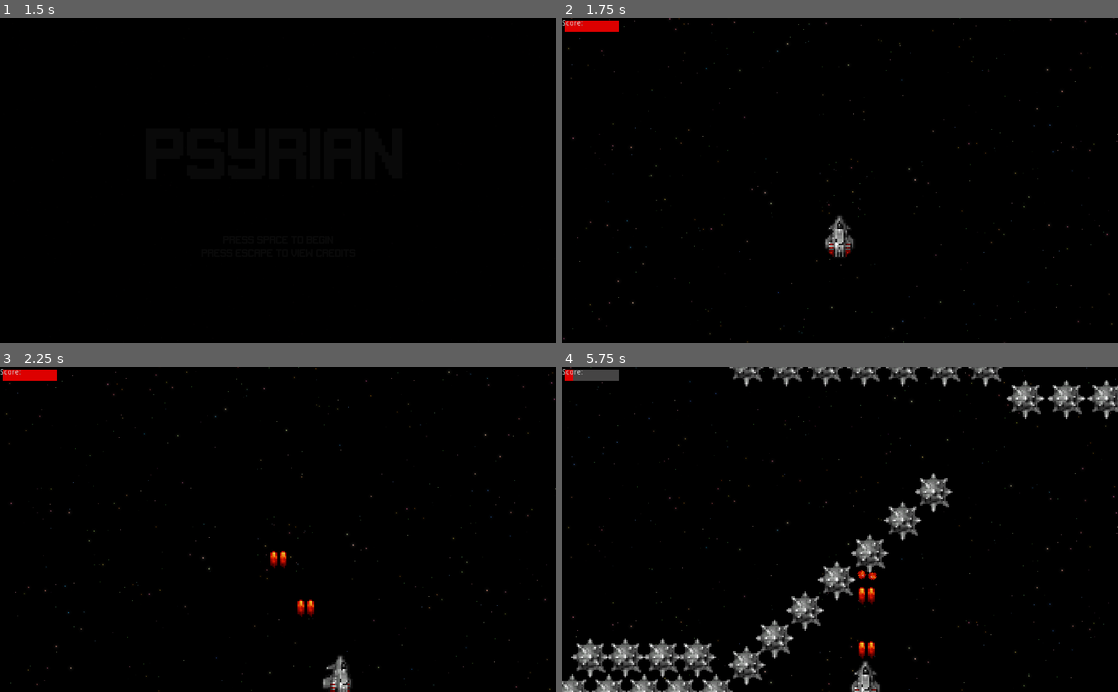
Above: before the commit, frames 1-4 (two rows, left to right).
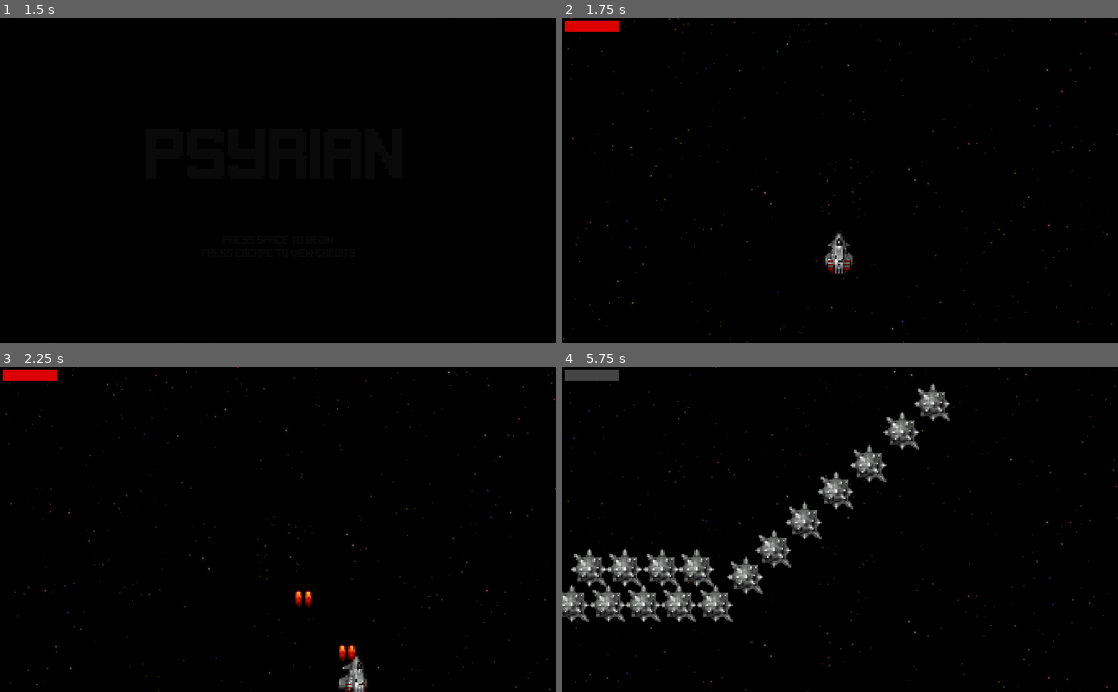
Above: after the commit, the same moments.

Repository: Phlank/FP-Psyrian
Game: Godot game, scene res://src/Shared/Title.tscn
The game is run twice, just before and just after one commit, with the same random seed, the same clock (stepped at 60 frames per second) and the same inputs. Sound files missing from this copy of the repository are replaced by a short silence.
Inputs:
- Up to frame 1 (1.5 s): tap Space (fire) at 0.5, 1.35 s; hold Right (move_right) 0.53-1.28 s; hold Space (fire) 0.53-1.28 s; tap Enter (ui_accept) at 0.77 s; hold Down (move_down) from 1.28 s (still down)
- Up to frame 2 (1.75 s): keep holding Down (move_down); tap Enter (ui_accept) at 1.52 s
- Up to frame 3 (2.25 s): release Down (move_down) at 2.03 s; hold Right (move_right) from 2.03 s (still down); hold Space (fire) from 2.03 s (still down)
- Up to frame 4 (5.75 s): release Right (move_right) at 2.78 s; release Space (fire) at 2.78 s; hold Up (move_up) 2.78-3.53 s; tap Space (fire) at 2.85, 4.35 s; tap Enter (ui_accept) at 3.02, 3.77, 4.52 s; hold Space (fire) 3.53-4.28 s; hold Left (move_left) 3.53-5.03 s; hold Down (move_down) from 5.03 s (still down); hold Space (fire) from 5.03 s (still down)

Frame 1 is identical in both runs. In frame 2, 0.7% of the frame differs, in the area x 0-100%, y 0-100%; in frame 3, 1.1%; in frame 4, 15%.

Commit message:
Created BaseLevel to reuse assets and code between levels

Diff:
--- a/project/project.godot
+++ b/project/project.godot
@@ -13,6 +13,11 @@
 "class": "BaseEnemy",
 "language": "GDScript",
 "path": "res://src/Enemies/BaseEnemy.gd"
+}, {
+"base": "Node2D",
+"class": "BaseLevel",
+"language": "GDScript",
+"path": "res://src/Levels/BaseLevel.gd"
 }, {
 "base": "Area2D",
 "class": "BasePickup",
@@ -38,6 +43,16 @@
 "class": "HealthBar",
 "language": "GDScript",
 "path": "res://src/Shared/HealthBar.gd"
+}, {
+"base": "CanvasLayer",
+"class": "Hud",
+"language": "GDScript",
+"path": "res://src/Shared/Hud.gd"
+}, {
+"base": "Node2D",
+"class": "Level1",
+"language": "GDScript",
+"path": "res://src/Levels/Level1.gd"
 }, {
 "base": "BasePickup",
 "class": "PlasmaCannonPickup",
@@ -66,11 +81,14 @@
 } ]
 _global_script_class_icons={
 "BaseEnemy": "",
+"BaseLevel": "",
 "BasePickup": "",
 "Credits": "",
 "Fade": "",
 "GraySpike": "",
 "HealthBar": "",
+"Hud": "",
+"Level1": "",
 "PlasmaCannonPickup": "",
 "Player": "",
 "PlayerBullet": "",
--- a/project/src/Enemies/GraySpike.gd
+++ b/project/src/Enemies/GraySpike.gd
@@ -26,7 +26,6 @@
 	$Animation.play("death")
 	$Animation.rotate(rand_range(0, 2 * PI))
 	$HurtArea.queue_free()
-	emit_signal("death", reward)
 
 func _on_Animation_animation_finished():
 	if $Animation.animation == "death":
--- a/project/src/Enemies/GraySpike.tscn
+++ b/project/src/Enemies/GraySpike.tscn
@@ -103,7 +103,6 @@
 [node name="Animation" type="AnimatedSprite" parent="."]
 position = Vector2( 0.467692, 0.467689 )
 frames = SubResource( 19 )
-frame = 3
 playing = true
 
 [node name="HurtArea" type="Area2D" parent="."]
--- a/project/src/Enemies/Rotator.tscn
+++ b/project/src/Enemies/Rotator.tscn
@@ -123,7 +123,7 @@
 position = Vector2( 0.350767, 0.802474 )
 frames = SubResource( 23 )
 animation = "idle"
-frame = 6
+frame = 5
 playing = true
 
 [node name="CollisionShape2D" type="CollisionShape2D" parent="."]
--- /dev/null
+++ b/project/src/Levels/BaseLevel.gd
@@ -0,0 +1,78 @@
+class_name BaseLevel
+extends Node2D
+
+onready var weapon_info = load("res://src/Weapons/WeaponInfo.gd").new()
+onready var since_last_fire = 0.0
+
+onready var dead = false
+onready var dead_time = 0.0
+onready var dead_fade_started = false
+
+onready var scene_movement = 200
+
+func _ready():
+	$Hud/Fade.fade_in()
+	$Hud/HealthBar.set_max($Player.health)
+	$Hud/HealthBar.set_health($Player.health)
+	$Player.constant_movement = Vector2(0, -scene_movement)
+
+func _process(delta):
+	if !dead:
+		if Input.is_action_pressed("fire"):
+			_process_attack(delta)
+		_process_area_movement(delta)
+	else:
+		dead_time += delta
+		if dead_time > 3 and !dead_fade_started:
+			$Hud/Fade.fade_out()
+
+func _process_attack(delta):
+	var weapon = $Player.gun_weapon
+	var fire_rate = weapon_info.get_weapon_delay(weapon)
+	since_last_fire += delta
+	if (Input.is_action_pressed("fire") and since_last_fire > fire_rate) and !dead:
+		since_last_fire = 0
+		_fire()
+
+func _fire():
+	$FireSoundStreamPlayer.play()
+	var projectile = weapon_info.get_projectile($Player.gun_weapon, $Player.gun_level)
+	add_child(projectile)
+	projectile.position = $Player/BulletSpawnLocation.get_global_position()
+
+func _process_area_movement(delta):
+	$PlayerArea.position.y -= scene_movement * delta
+	_ensure_player_inside_bounds()
+
+func _ensure_player_inside_bounds():
+	var top = $PlayerArea.position.y - 300 + 20
+	var bottom = $PlayerArea.position.y + 300 - 20
+	var left = $PlayerArea.position.x - 512 + 20
+	var right = $PlayerArea.position.x + 512 - 20
+
+	# Horizontal bounds
+	if $Player.position.x < left:
+		$Player.position.x = left
+	elif $Player.position.x > right:
+		$Player.position.x = right
+	# Vertical bounds
+	if $Player.position.y < top:
+		$Player.position.y = top
+	elif $Player.position.y > bottom:
+		$Player.position.y = bottom
+
+func _on_PlayerArea_area_exited(area):
+	# Bullets
+	if area.is_in_group("bullets"):
+		area.queue_free()
+
+func _on_Player_health_changed(health):
+	$Hud/HealthBar.set_health(health)
+
+func _on_PlayerArea_body_entered(body):
+	if body.is_in_group("enemies"):
+		body.start_action()
+
+func _on_Player_died():
+	$BackgroundMusicStreamPlayer.stop()
+	dead = true
--- /dev/null
+++ b/project/src/Levels/BaseLevel.tscn
@@ -0,0 +1,38 @@
+[gd_scene load_steps=8 format=2]
+
+[ext_resource path="res://src/Levels/BaseLevel.gd" type="Script" id=1]
+[ext_resource path="res://src/Shared/Hud.tscn" type="PackedScene" id=2]
+[ext_resource path="res://src/Shared/StarBackground.tscn" type="PackedScene" id=3]
+[ext_resource path="res://src/Shared/Player.tscn" type="PackedScene" id=4]
+[ext_resource path="res://assets/wav/fire.wav" type="AudioStream" id=5]
+[ext_resource path="res://assets/wav/sawsquarenoise - Title Screen.wav" type="AudioStream" id=6]
+
+[sub_resource type="RectangleShape2D" id=1]
+extents = Vector2( 512, 300 )
+
+[node name="BaseLevel" type="Node2D"]
+script = ExtResource( 1 )
+
+[node name="Hud" parent="." instance=ExtResource( 2 )]
+
+[node name="StarBackground" parent="." instance=ExtResource( 3 )]
+
+[node name="Player" parent="." instance=ExtResource( 4 )]
+health = 100
+max_velocity_orthogonal = 800.0
+acceleration = 200.0
+deceleration = 200.0
+
+[node name="PlayerArea" type="Area2D" parent="."]
+
+[node name="PlayerAreaShape" type="CollisionShape2D" parent="PlayerArea"]
+shape = SubResource( 1 )
+
+[node name="FireSoundStreamPlayer" type="AudioStreamPlayer" parent="."]
+stream = ExtResource( 5 )
+
+[node name="BackgroundMusicStreamPlayer" type="AudioStreamPlayer" parent="."]
+stream = ExtResource( 6 )
+[connection signal="died" from="Player" to="." method="_on_Player_died"]
+[connection signal="health_changed" from="Player" to="." method="_on_Player_health_changed"]
+[connection signal="body_entered" from="PlayerArea" to="." method="_on_PlayerArea_body_entered"]
--- a/project/src/Levels/Level1.gd
+++ b/project/src/Levels/Level1.gd
@@ -1,91 +1,30 @@
+class_name Level1
 extends Node2D
 
-var fire_rate = 0.1
-var since_last_fire : float
-
-onready var weapon_info = load("res://src/Weapons/WeaponInfo.gd").new()
-
-onready var score = 0
-onready var scene_movement = 200
-onready var dead = false
-onready var dead_time = 0.0
-onready var dead_fade_started = false
+var win = false
 
 func _ready():
-	$Fade.fade_in()
-	$HUD/HealthBar.set_health(100)
-	since_last_fire = fire_rate
-	$Player.constant_movement = Vector2(0, -scene_movement)
-	$Player.gun_weapon = weapon_info.WeaponNames.PLASMA_CANNON
+	$BaseLevel/Player.gun_weapon = $BaseLevel.weapon_info.WeaponNames.PLASMA_CANNON
 
 func _process(delta):
-	if !dead:
-		$Camera2D.position = $PlayerArea.position
-		if Input.is_action_pressed("fire"):
-			_process_attack(delta)
-		_process_camera_movement(delta)
-	else:
-		dead_time += delta
-		if dead_time > 3 and !dead_fade_started:
-			$Fade.position = $Camera2D.position
-			$Fade.fade_out()
-
-func _process_attack(delta):
-	since_last_fire += delta
-	if (Input.is_action_pressed("fire") and since_last_fire > fire_rate) and !dead:
-		since_last_fire = 0
-		_fire()
-
-func _fire():
-	$FireSound.play()
-	var projectile = weapon_info.get_projectile($Player.gun_weapon, $Player.gun_level)
-	add_child(projectile)
-	projectile.position = $Player/BulletSpawnLocation.get_global_position()
-
-func _process_camera_movement(delta):
-	$PlayerArea.position.y -= scene_movement * delta
-	_ensure_player_inside_bounds()
-
-func _ensure_player_inside_bounds():
-	var top = $PlayerArea.position.y - 300 + 20
-	var bottom = $PlayerArea.position.y + 300 - 20
-	var left = $PlayerArea.position.x - 512 + 20
-	var right = $PlayerArea.position.x + 512 - 20
-
-	# Horizontal bounds
-	if $Player.position.x < left:
-		$Player.position.x = left
-	elif $Player.position.x > right:
-		$Player.position.x = right
-	# Vertical bounds
-	if $Player.position.y < top:
-		$Player.position.y = top
-	elif $Player.position.y > bottom:
-		$Player.position.y = bottom
-
-func _on_PlayerArea_area_exited(area):
-	# Bullets
-	if area.is_in_group("bullets"):
-		area.queue_free()
-
-func _on_Player_health_changed(health):
-	$HUD/HealthBar.set_health(health)
+	if !$BaseLevel.dead:
+		$Camera2D.position = $BaseLevel/PlayerArea.position
 
 func _on_PlayerArea_body_entered(body):
 	if body.is_in_group("enemies"):
 		body.start_action()
 
-func _on_Rotator_death(score_bonus):
-	score += score_bonus
-	$ScoreLabel.text = "Score: " + str(score)
-
 func _on_Player_died():
 	$BackgroundMusic.stop()
-	dead = true
+	$BaseLevel.dead = true
 
 func _on_Fade_faded_out():
-	get_tree().change_scene("res://src/Shared/End.tscn")
+	if $BaseLevel.dead:
+		get_tree().change_scene("res://src/Levels/Level1.tscn")
+	else:
+		get_tree().change_scene("res://src/Shared/Level2.tscn")
 
 func _on_WinArea_body_entered(body):
 	if body.is_in_group("player"):
-		$Fade.fade_out()
+		win = true
+		$BaseLevel/Fade.fade_out()
--- a/project/src/Levels/Level1.tscn
+++ b/project/src/Levels/Level1.tscn
@@ -1,27 +1,20 @@
-[gd_scene load_steps=13 format=2]
+[gd_scene load_steps=9 format=2]
 
 [ext_resource path="res://src/Levels/Level1.gd" type="Script" id=1]
 [ext_resource path="res://src/Enemies/GraySpike.tscn" type="PackedScene" id=2]
-[ext_resource path="res://src/Shared/HealthBar.tscn" type="PackedScene" id=3]
-[ext_resource path="res://src/Shared/StarBackground.tscn" type="PackedScene" id=4]
-[ext_resource path="res://src/Shared/Player.tscn" type="PackedScene" id=5]
+[ext_resource path="res://src/Levels/BaseLevel.tscn" type="PackedScene" id=3]
 [ext_resource path="res://assets/wav/fire.wav" type="AudioStream" id=6]
 [ext_resource path="res://assets/wav/sawsquarenoise - Title Screen.wav" type="AudioStream" id=7]
-[ext_resource path="res://src/Shared/Fade.tscn" type="PackedScene" id=8]
 [ext_resource path="res://src/Enemies/Rotator.tscn" type="PackedScene" id=9]
 [ext_resource path="res://src/Pickups/PlasmaCannonPickup.tscn" type="PackedScene" id=10]
 
-[sub_resource type="RectangleShape2D" id=1]
-extents = Vector2( 513.909, 308.567 )
-
 [sub_resource type="RectangleShape2D" id=2]
 extents = Vector2( 1000, 300 )
 
 [node name="Level1" type="Node2D"]
 script = ExtResource( 1 )
 
-[node name="StarBackground" parent="." instance=ExtResource( 4 )]
-layer = -128
+[node name="BaseLevel" parent="." instance=ExtResource( 3 )]
 
 [node name="Enemies" type="Node2D" parent="."]
 
@@ -328,7 +321,7 @@
 acceleration = Vector2( -150, 0 )
 
 [node name="Rotator57" parent="Enemies" instance=ExtResource( 9 )]
-position = Vector2( -34.0606, -3822.83 )
+position = Vector2( -34.0606, -3812.15 )
 acceleration = Vector2( -150, 0 )
 
 [node name="Rotator58" parent="Enemies" instance=ExtResource( 9 )]
@@ -619,25 +612,6 @@
 
 [node name="PlasmaCannonPickup" parent="Pickups" instance=ExtResource( 10 )]
 position = Vector2( 0, -4626.42 )
-
-[node name="Camera2D" type="Camera2D" parent="."]
-position = Vector2( -1, 0 )
-current = true
-
-[node name="Player" parent="." instance=ExtResource( 5 )]
-health = 100
-constant_movement = Vector2( 0, 20 )
-max_velocity_orthogonal = 600.0
-acceleration = 200.0
-deceleration = 200.0
-
-[node name="PlayerArea" type="Area2D" parent="."]
-position = Vector2( -1, 1 )
-gravity_vec = Vector2( 0, 0 )
-gravity = 0.0
-
-[node name="PlayerAreaShape" type="CollisionShape2D" parent="PlayerArea"]
-shape = SubResource( 1 )
 
 [node name="FireSound" type="AudioStreamPlayer" parent="."]
 stream = ExtResource( 6 )
@@ -655,27 +629,6 @@
 position = Vector2( -11.6536, -1187.42 )
 shape = SubResource( 2 )
 
-[node name="Fade" parent="." instance=ExtResource( 8 )]
-visible = false
-light_mask = 0
-position = Vector2( -1471.27, 2937.38 )
-scale = Vector2( 3, -30 )
-
-[node name="HUD" type="CanvasLayer" parent="."]
-
-[node name="HealthBar" parent="HUD" instance=ExtResource( 3 )]
-
-[node name="ScoreLabel" type="Label" parent="HUD"]
-margin_right = 100.0
-margin_bottom = 20.0
-text = "Score: "
-valign = 1
-__meta__ = {
-"_edit_use_anchors_": false
-}
-[connection signal="died" from="Player" to="." method="_on_Player_died"]
-[connection signal="health_changed" from="Player" to="." method="_on_Player_health_changed"]
-[connection signal="area_exited" from="PlayerArea" to="." method="_on_PlayerArea_area_exited"]
-[connection signal="body_entered" from="PlayerArea" to="." method="_on_PlayerArea_body_entered"]
+[node name="Camera2D" type="Camera2D" parent="."]
+current = true
 [connection signal="body_entered" from="WinArea" to="." method="_on_WinArea_body_entered"]
-[connection signal="faded_out" from="Fade" to="." method="_on_Fade_faded_out"]
--- a/project/src/Pickups/PlasmaCannonPickup.gd
+++ b/project/src/Pickups/PlasmaCannonPickup.gd
@@ -5,10 +5,12 @@
 func _ready():
 	pickup_name = "PLASMA_CANNON_UPGRADE"
 
-
-
-
 func _on_PlasmaCannonPickup_body_entered(body):
 	if body.is_in_group("player"):
+		$Sprite.queue_free()
 		$AudioStreamPlayer.play()
-	pass # Replace with function body.
+		$CollisionShape2D.queue_free()
+
+func _on_AudioStreamPlayer_finished():
+	$AudioStreamPlayer.stop()
+	queue_free()
--- a/project/src/Pickups/PlasmaCannonPickup.tscn
+++ b/project/src/Pickups/PlasmaCannonPickup.tscn
@@ -2,7 +2,7 @@
 
 [ext_resource path="res://assets/img/plasma-cannon-upgrade.png" type="Texture" id=1]
 [ext_resource path="res://src/Pickups/PlasmaCannonPickup.gd" type="Script" id=2]
-[ext_resource path="res://assets/wav/item-pickup-sound.ogg" type="AudioStream" id=3]
+[ext_resource path="res://assets/wav/item-pickup.wav" type="AudioStream" id=3]
 
 [sub_resource type="CircleShape2D" id=1]
 radius = 10.9318
@@ -23,3 +23,4 @@
 [node name="AudioStreamPlayer" type="AudioStreamPlayer" parent="."]
 stream = ExtResource( 3 )
 [connection signal="body_entered" from="." to="." method="_on_PlasmaCannonPickup_body_entered"]
+[connection signal="finished" from="AudioStreamPlayer" to="." method="_on_AudioStreamPlayer_finished"]
--- /dev/null
+++ b/project/src/Shared/Hud.gd
@@ -0,0 +1,18 @@
+class_name Hud
+extends CanvasLayer
+
+signal faded_out()
+signal faded_in()
+
+func _ready():
+	$Fade.fade_in()
+	$HealthBar.set_health(100)
+
+func _on_Fade_faded_in():
+	emit_signal("faded_in")
+
+func _on_Fade_faded_out():
+	emit_signal("faded_out")
+
+func set_health(value: int):
+	$HealthBar.set_health(value)
--- /dev/null
+++ b/project/src/Shared/Hud.tscn
@@ -0,0 +1,14 @@
+[gd_scene load_steps=4 format=2]
+
+[ext_resource path="res://src/Shared/Fade.tscn" type="PackedScene" id=1]
+[ext_resource path="res://src/Shared/HealthBar.tscn" type="PackedScene" id=2]
+[ext_resource path="res://src/Shared/Hud.gd" type="Script" id=3]
+
+[node name="Hud" type="CanvasLayer"]
+script = ExtResource( 3 )
+
+[node name="HealthBar" parent="." instance=ExtResource( 2 )]
+
+[node name="Fade" parent="." instance=ExtResource( 1 )]
+[connection signal="faded_in" from="Fade" to="." method="_on_Fade_faded_in"]
+[connection signal="faded_out" from="Fade" to="." method="_on_Fade_faded_out"]
--- a/project/src/Shared/Player.gd
+++ b/project/src/Shared/Player.gd
@@ -15,8 +15,6 @@
 onready var vulnerable = true
 onready var dead = false
 
-var bullet_scene = load("res://src/Shared/PlayerBullet.tscn")
-
 signal health_changed(health)
 signal died()
 
@@ -28,6 +26,7 @@
 func _process(delta):
 	if !dead:
 		_process_movement(delta)
+		print(base_movement)
 
 func _process_movement(delta):
 	if Input.is_action_pressed("move_left"):
@@ -86,4 +85,3 @@
 	if (area.is_in_group("pickups")):
 		if area.pickup_name == "PLASMA_CANNON_UPGRADE":
 			gun_level += 1
-		area.queue_free()
--- a/project/src/Weapons/WeaponInfo.gd
+++ b/project/src/Weapons/WeaponInfo.gd
@@ -21,3 +21,9 @@
 			return plasma_cannon_lvl_3_scene.instance()
 	print("Could not find weapon " + str(weapon) + " with level " + str(level) + " in WeaponInfo")
 	return plasma_cannon_lvl_1_scene.instance()
+
+func get_weapon_delay(weapon) -> float:
+	if weapon == WeaponNames.PLASMA_CANNON:
+		return 0.1
+	else:
+		return 0.1
Not shown, removed: project/assets/wav/item-pickup-sound.ogg.import
Not shown, added: project/assets/wav/item-pickup.wav.import
Not shown: 5 places in project/src/Shared/Player.tscn that only renumber resources
Not shown, removed: project/assets/wav/item-pickup-sound.ogg
Not shown, added: project/assets/wav/item-pickup.wav
